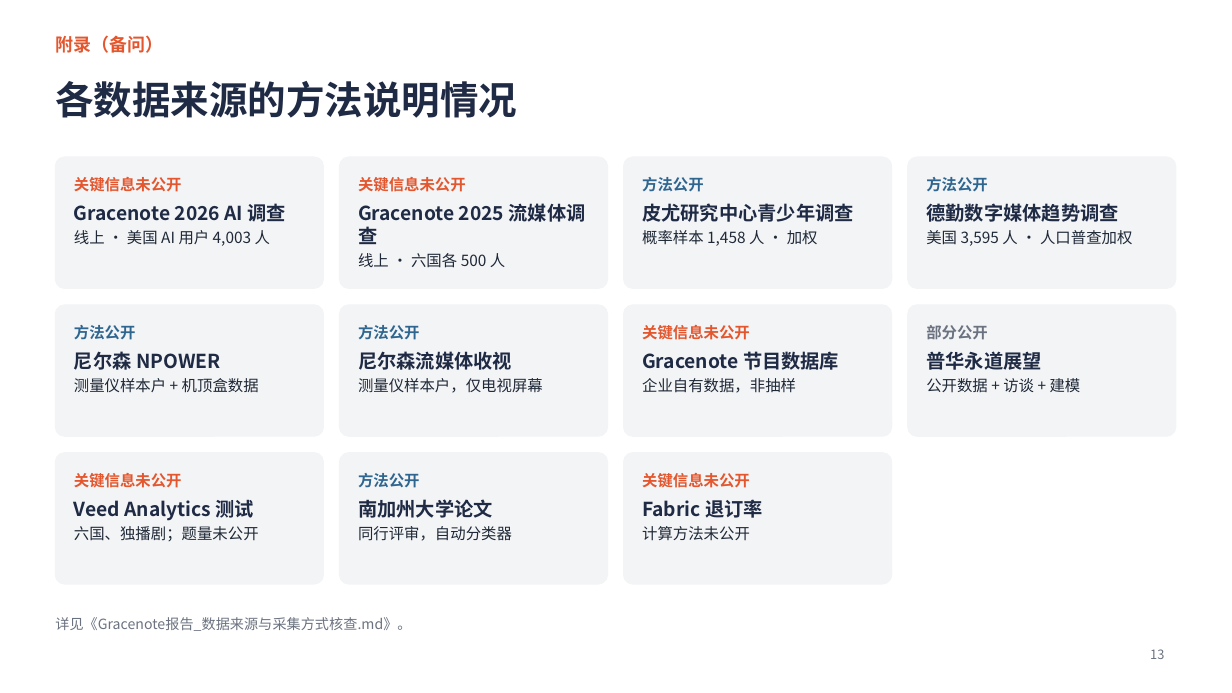
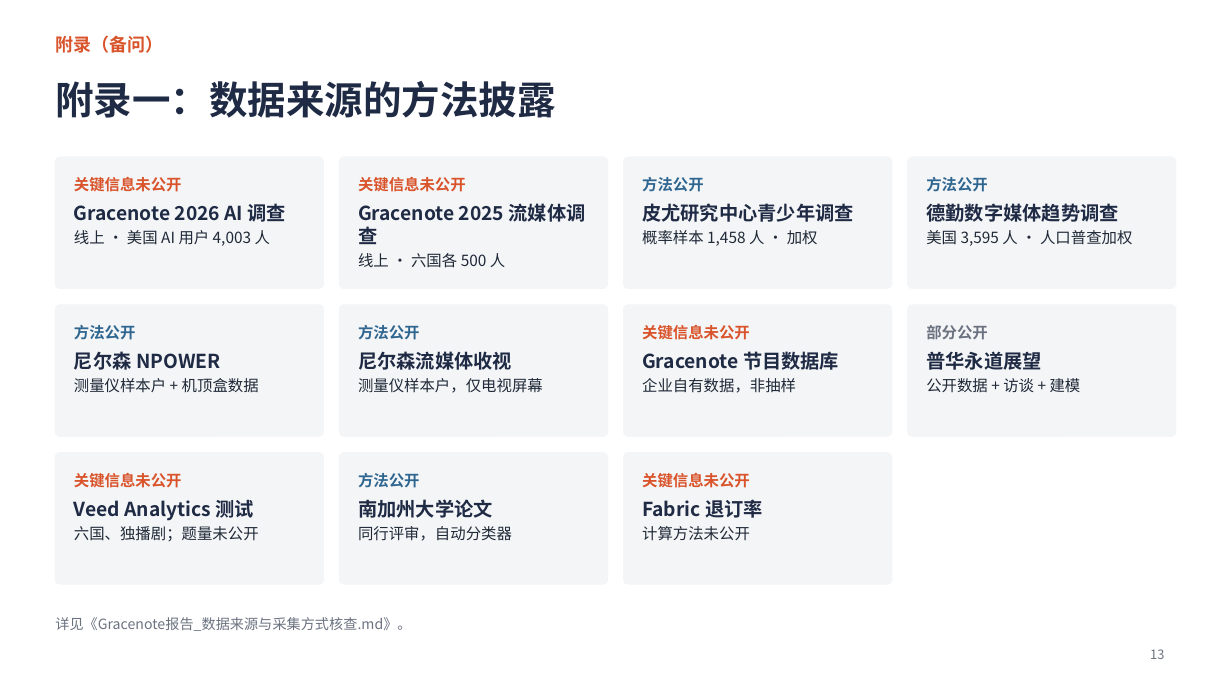
Before and after one commit to jayleo113/ppt, a slide deck: slide 13 of Gracenote报告解读_课堂汇报.pptx. Drawn at 1232x693 pixels with LibreOffice and Linux fonts; fonts in the diff are those of the drawing. Boxes give left, top, right and bottom in pixels: in the first picture for what was removed or moved away, otherwise in the second. Text is boxed around its words. In the diff, an @@ line names an element or a change of style, - is before the commit and + after.

```diff
--- a/Gracenote报告解读_课堂汇报.pptx
+++ b/Gracenote报告解读_课堂汇报.pptx
@@ title at (x1=55, y1=81, x2=555, y2=118): text changed @@
-各数据来源的方法说明情况
+附录一：数据来源的方法披露
```
Also in this commit, not shown: 13 other slides changed, 4 other files.
